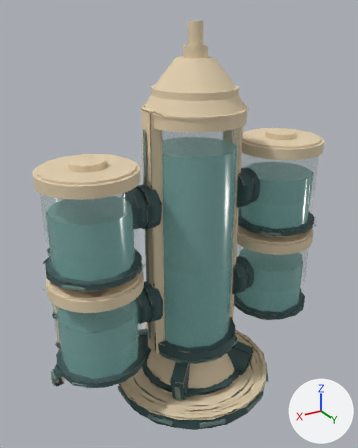
Two versions of the glTF model assets/kit/labkit/Vat_T4.glb, one commit apart.
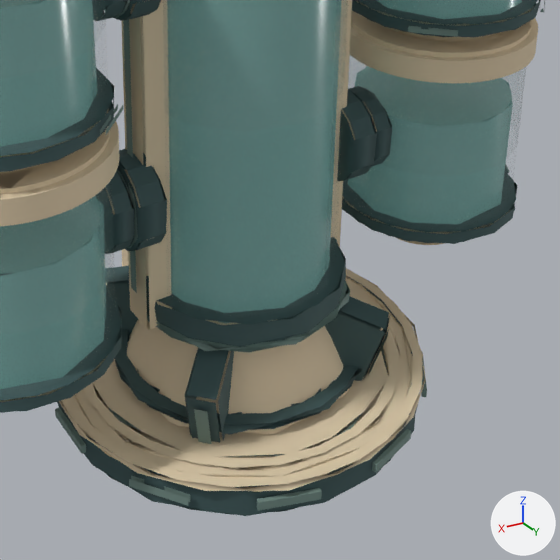
Each version is shown whole from a 50 mm lens placed at (6.03, 9.37, 9.38), pointed at (0.29, -0.18, 4.6), then close up on the part from 27% to 90% of the width and 49% to 100% of the height. Arrows for +X, +Y and +Z are at lower right; the lights stay in place. The older version's two pictures come first. Vertices at exactly the same position are counted once.

Names of what the first close-up shows: 'Vat_T4'.
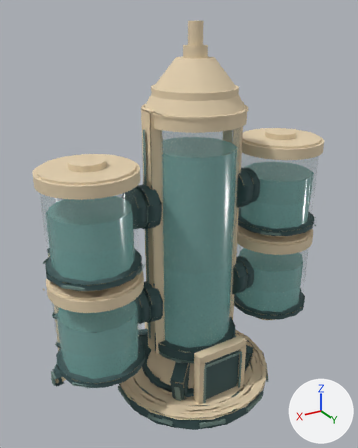
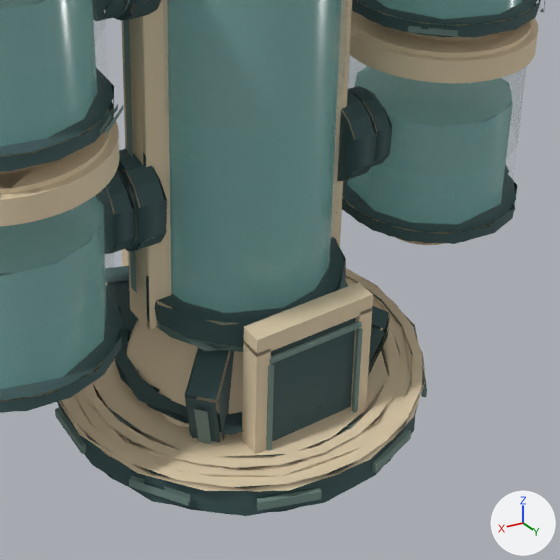
Changed parts and their boxes [x1, y1, x2, y2] in the close-ups (560 x 560 px):
part 1 of me_vat_t4, added: after [270, 317, 356, 442]
part 2 of me_vat_t4, added: after [242, 341, 271, 454]
part 3 of me_vat_t4, added: after [351, 308, 372, 408]
part 4 of me_vat_t4, added: after [244, 282, 373, 357]
part 5 of me_vat_t4, added: after [266, 364, 274, 451]
part 6 of me_vat_t4, added: after [352, 328, 363, 413]
part 7 of me_vat_t4, added: after [270, 321, 362, 364]

What the commit changed:
me_vat_t4 is used by ob_vat_t4; location (0.0, 0.0, 0.0).
me_vat_t4 had 7047 vertices, 9293 faces and spanned x -3.83..3.83, y -2.1..2.1, z -0.02..9.19.
me_vat_t4 now has 7103 vertices, 9377 faces and spans x -3.83..3.83, y -2.1..2.1, z -0.02..9.19.
me_vat_t4 part 1: a new loose piece, a box spanning x -0.55..0.55, y 1.18..1.38, z 0.06..1.56, in mat_os_dark (dark cyan #3d5758).
me_vat_t4 part 2: a new loose piece, a box spanning x 0.54..0.7, y 1.2..1.44, z 0.06..1.66, in mat_os_steel (beige #e2cfae).
me_vat_t4 part 3: a new loose piece, a box spanning x -0.7..-0.54, y 1.2..1.44, z 0.06..1.66, in mat_os_steel (beige #e2cfae).
me_vat_t4 part 4: a new loose piece, a box spanning x -0.7..0.7, y 1.2..1.44, z 1.62..1.82, in mat_os_steel (beige #e2cfae).
me_vat_t4 part 5: a new loose piece, a box spanning x 0.515..0.565, y 1.43..1.47, z 0.16..1.46, in mat_os_detail (greyish green #718a83).
me_vat_t4 part 6: a new loose piece, a box spanning x -0.565..-0.515, y 1.43..1.47, z 0.16..1.46, in mat_os_detail (greyish green #718a83).
me_vat_t4 part 7: a new loose piece, a box spanning x -0.55..0.55, y 1.43..1.47, z 1.495..1.545, in mat_os_detail (greyish green #718a83).
